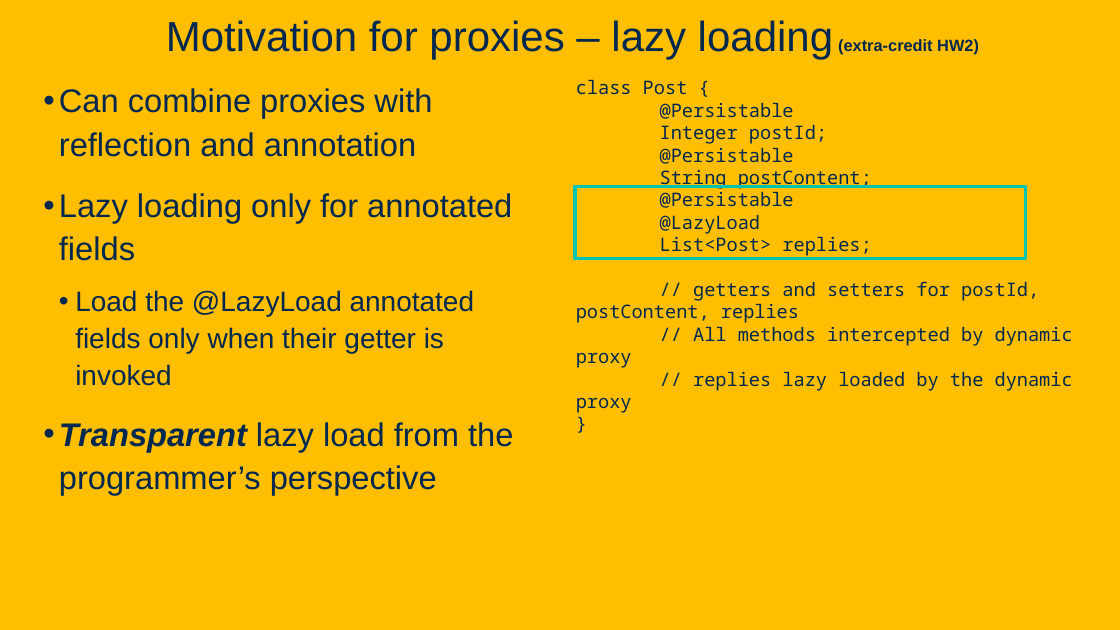
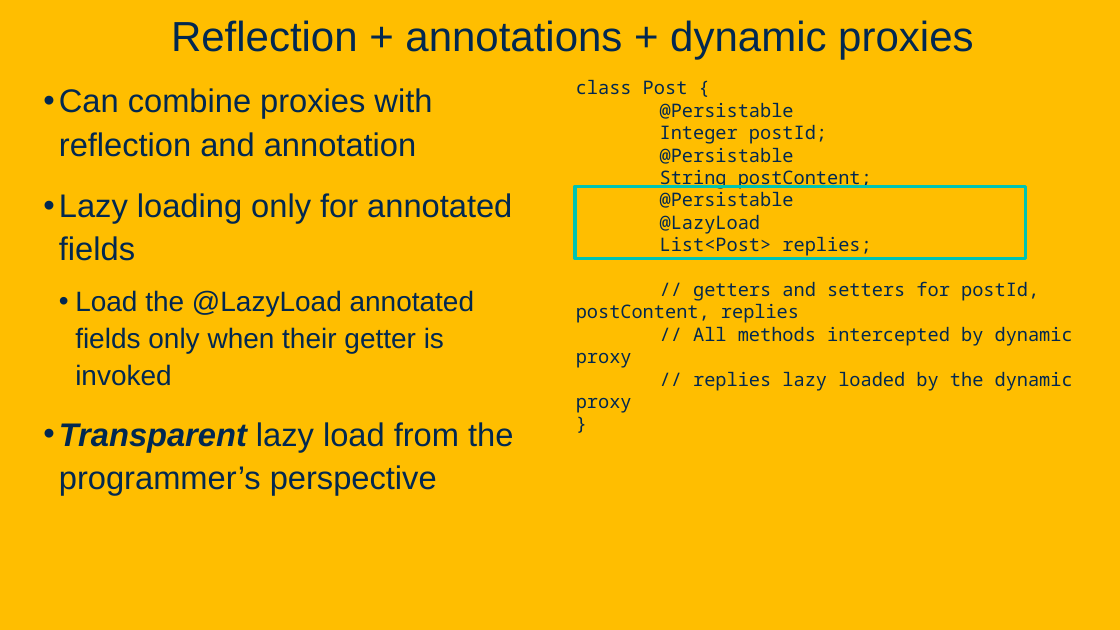
Before and after one commit to davsec-teaching/ECS160-Winter2025, a slide deck: slide 106 of slides/5_annotations_and_reflection.pptx (slide 90 before the commit). Drawn at 1120x630 pixels with LibreOffice and Linux fonts; fonts in the diff are those of the drawing; background and template pictures are left out. Boxes give left, top, right and bottom in pixels: in the first picture for what was removed or moved away, otherwise in the second. Text is boxed around its words. In the diff, an @@ line names an element or a change of style, - is before the commit and + after.

```diff
--- a/slides/5_annotations_and_reflection.pptx
+++ b/slides/5_annotations_and_reflection.pptx
@@ title at <box>171,20,973,59</box>: text changed @@
-Motivation for proxies – lazy loading (extra-credit HW2)
+Reflection + annotations + dynamic proxies
```
Also in this commit, not shown: 8 other slides changed, 31 slides added, 1 slide removed, 1 other file.
